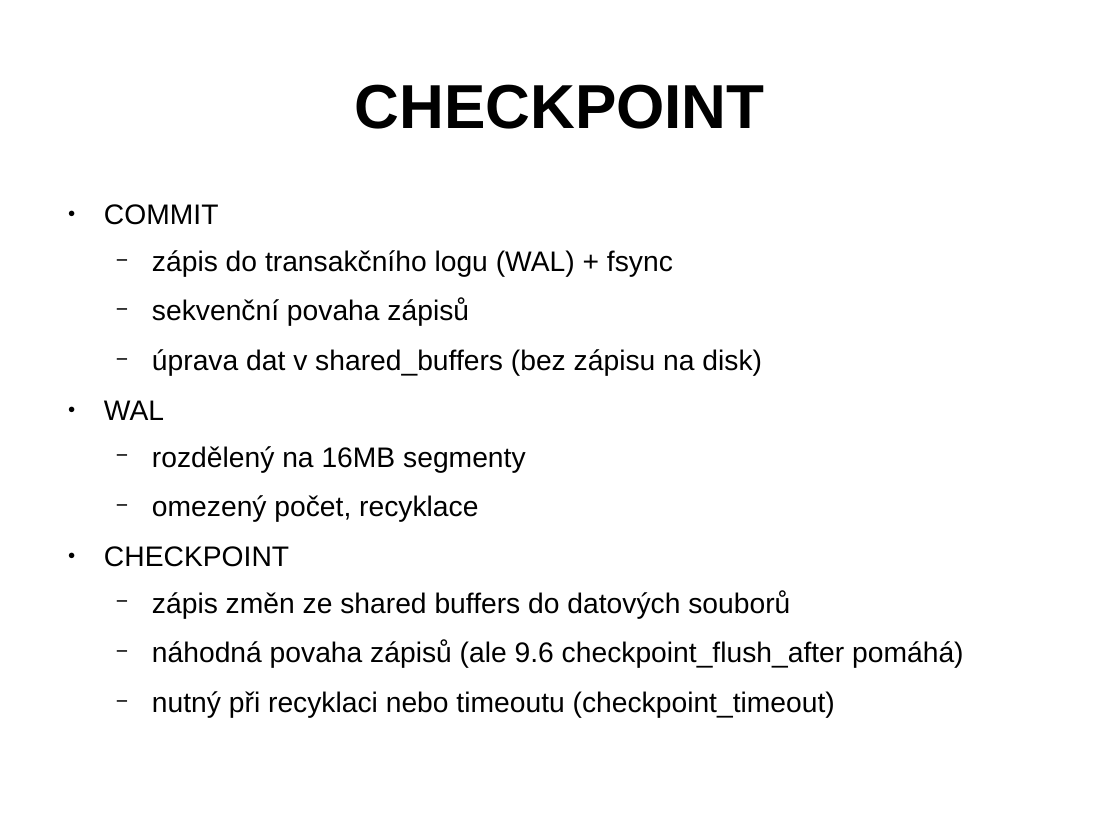
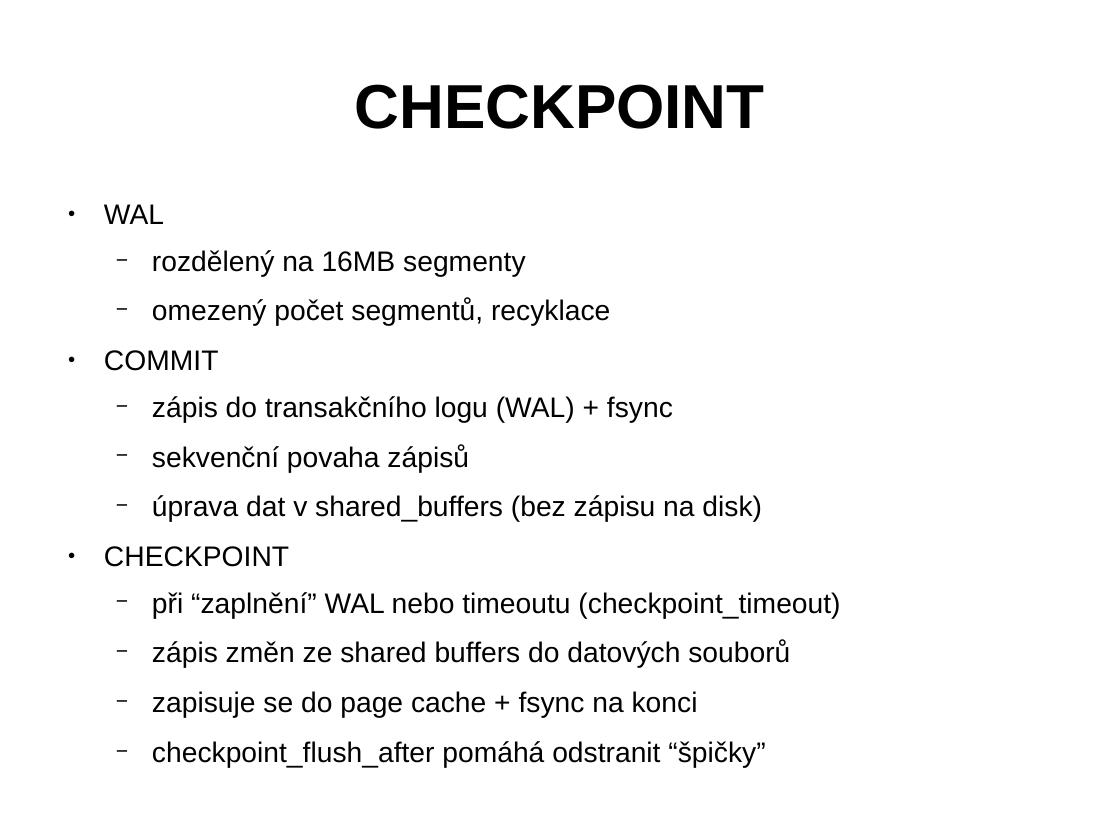
Before and after one commit to tvondra/perf_tuning_training, a slide deck: slide 18 of perf-tuning-training.odp (slide 20 before the commit). Drawn at 1120x840 pixels with LibreOffice and Linux fonts; fonts in the diff are those of the drawing. Boxes give left, top, right and bottom in pixels: in the first picture for what was removed or moved away, otherwise in the second. Text is boxed around its words. In the diff, an @@ line names an element or a change of style, - is before the commit and + after.

```diff
--- a/perf-tuning-training.odp
+++ b/perf-tuning-training.odp
@@ text at (104, 204, 610, 326): paragraphs added @@
+● WAL
+  − rozdělený na 16MB segmenty
+  − omezený počet segmentů, recyklace
@@ text at (104, 400, 525, 522): paragraphs removed @@
-● WAL
-  − rozdělený na 16MB segmenty
-  − omezený počet, recyklace
@@ text at (152, 592, 840, 619): paragraph added @@
+  − při “zaplnění” WAL nebo timeoutu (checkpoint_timeout)
@@ text at (152, 691, 765, 768): text changed @@
-  − náhodná povaha zápisů (ale 9.6 checkpoint_flush_after pomáhá)
-  − nutný při recyklaci nebo timeoutu (checkpoint_timeout)
+  − zapisuje se do page cache + fsync na konci
+  − checkpoint_flush_after pomáhá odstranit “špičky”
```
Also in this commit, not shown: 9 other slides changed, 2 slides removed, 1 other file.
